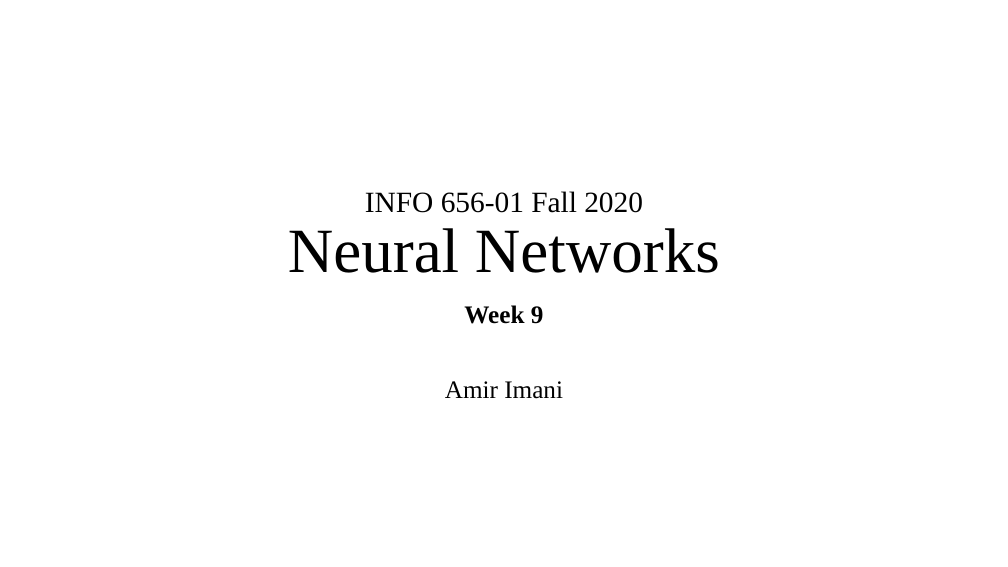
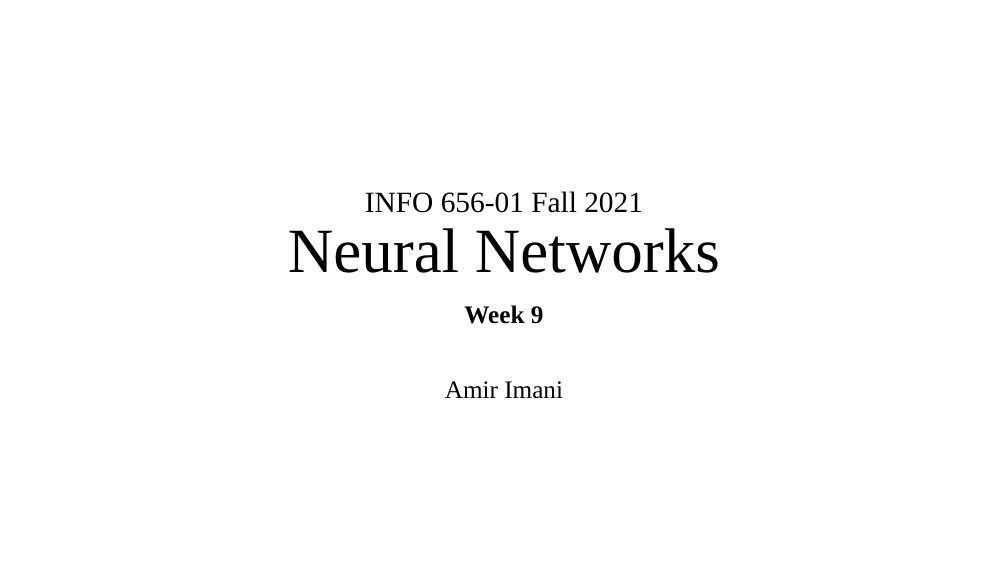
Before and after one commit to Amirosimani/Machine_Learning_Pratt, a slide deck: slide 1 of course slides/week_09.pptx. Drawn at 1008x567 pixels with LibreOffice and Linux fonts; fonts in the diff are those of the drawing. Boxes give left, top, right and bottom in pixels: in the first picture for what was removed or moved away, otherwise in the second. Text is boxed around its words. In the diff, an @@ line names an element or a change of style, - is before the commit and + after.

```diff
--- a/course slides/week_09.pptx
+++ b/course slides/week_09.pptx
@@ title at [288,191,720,273]: text changed @@
-INFO 656-01 Fall 2020
-Neural Networks
+INFO 656-01 Fall 2021
+Neural Networks
```
Also in this commit, not shown: 10 other files.
